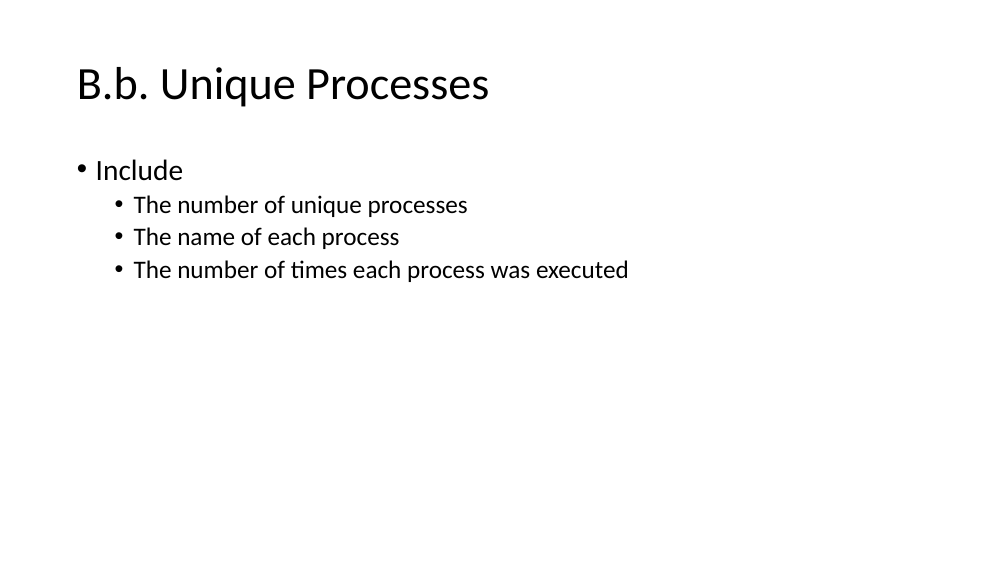
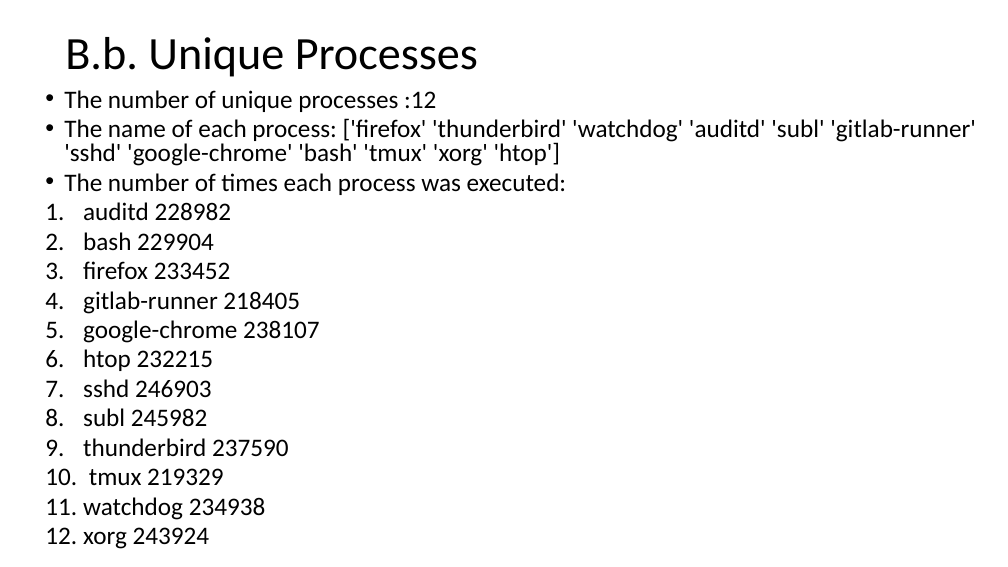
Before and after one commit to gowthamkuntumalla/ECE498_DataScienceAnalytics_HW, a slide deck: slide 4 of HW1/HW1_template.pptx. Drawn at 1008x567 pixels with LibreOffice and Linux fonts; fonts in the diff are those of the drawing. Boxes give left, top, right and bottom in pixels: in the first picture for what was removed or moved away, otherwise in the second. Text is boxed around its words. In the diff, an @@ line names an element or a change of style, - is before the commit and + after.

```diff
--- a/HW1/HW1_template.pptx
+++ b/HW1/HW1_template.pptx
@@ title "B.b. Unique Processes": place and size @@
-title "B.b. Unique Processes" at bbox=[77, 67, 489, 107]
+title "B.b. Unique Processes" at bbox=[65, 37, 478, 77]
@@ text at bbox=[64, 90, 976, 549]: text changed @@
-• Include
-  • The number of unique processes
-  • The name of each process
-  • The number of times each process was executed
+  • The number of unique processes :12
+  • The name of each process: ['firefox' 'thunderbird' 'watchdog' 'auditd' 'subl' 'gitlab-runner' 'sshd' 'google-chrome' 'bash' 'tmux' 'xorg' 'htop']
+  • The number of times each process was executed:
+  1. auditd 228982
+  2. bash 229904
+  3. firefox 233452
+  4. gitlab-runner 218405
+  5. google-chrome 238107
+  6. htop 232215
+  7. sshd 246903
+  8. subl 245982
+  9. thunderbird 237590
+  10. tmux 219329
+  11. watchdog 234938
+  12. xorg 243924
```
Also in this commit, not shown: 7 other slides changed, 1 slide added, 1 slide removed, 4 other files.
